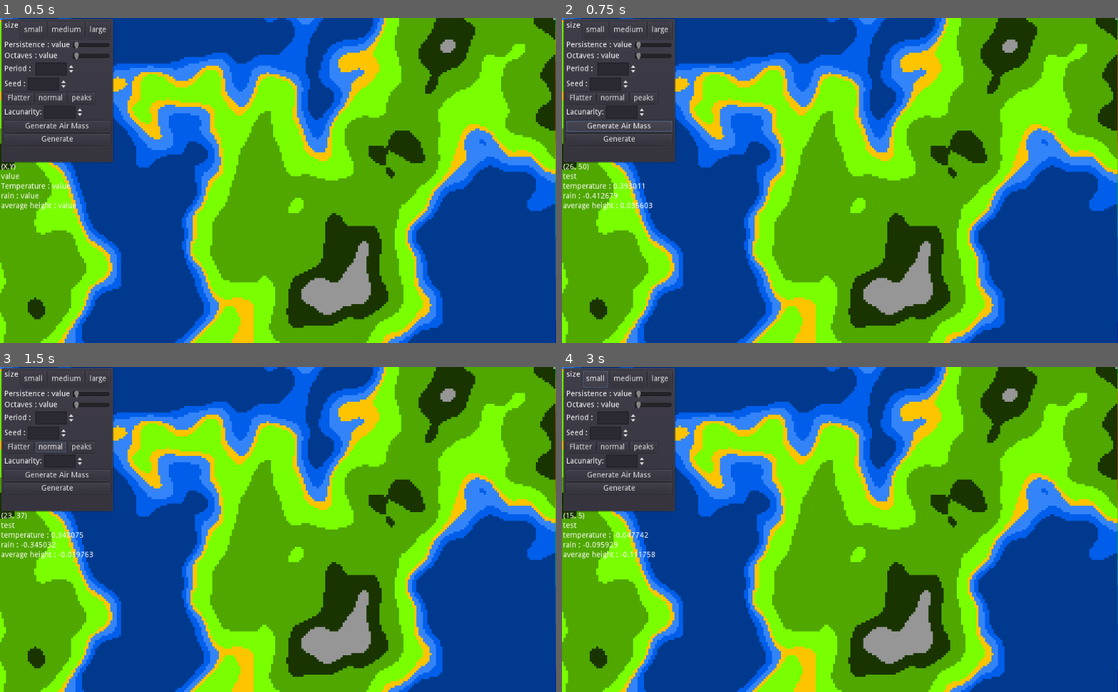
Above: before the commit, frames 1-4 (two rows, left to right).
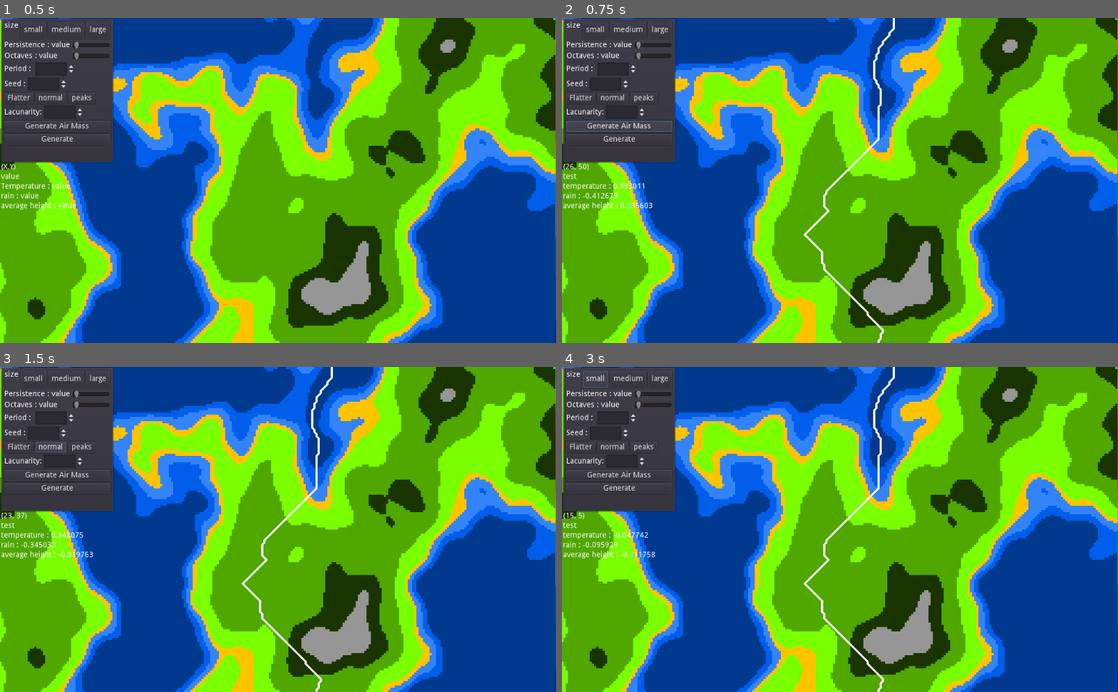
Above: after the commit, the same moments.

Repository: JSLucena/World-Generator
Game: Godot game, scene res://scenes/Generator.tscn
The game is run twice, just before and just after one commit, with the same random seed, the same clock (stepped at 60 frames per second) and the same inputs.
Inputs:
- Up to frame 1 (0.5 s): no input
- Up to frame 2 (0.75 s): click "Generate Air Mass" at 0.5 s
- Up to frame 3 (1.5 s): click "normal" at 1.25 s
- Up to frame 4 (3 s): click "normal" at 2 s; click "small" at 2.75 s

Frame 1 is identical in both runs. In frame 2, 0.5% of the frame differs, in the area x 43-60%, y 0-100%; in frame 3, 0.5%; in frame 4, 0.5%.

Commit message:
Fixed the air

Diff:
--- a/scenes/Generator.tscn
+++ b/scenes/Generator.tscn
@@ -259,6 +259,7 @@
 format = 1
 
 [node name="LineTexture" type="Sprite" parent="."]
+visible = false
 scale = Vector2( 0.25, 0.25 )
 texture = ExtResource( 5 )
 
--- a/scripts/Generator.gd
+++ b/scripts/Generator.gd
@@ -91,84 +91,92 @@
 
 
 
+func generate_quadrant():
+	return randi() % 4 #0 = top-left, 1 = top-right, 2 = bottom-left, 3 = bottom-right
+
+func generate_quadrant_point(quadrant):  #Generates a random point inside chosen quadrant
+	match quadrant:
+		0: return Vector2(randi()%size_x/2,randi()%size_y/2)
+		1: return Vector2(randi()%size_x/2 + size_x/2,randi()%size_y/2)
+		2: return Vector2(randi()%size_x/2,randi()%size_y/2 + size_y/2)
+		3: return Vector2(randi()%size_x/2 + size_x/2,randi()%size_y/2 + size_y/2)
+
+func get_air_direction(start,end):
+	var direction_dictionary = { #Little Gambiarra I did, it works
+	Vector2(0,0):[Vector2(1,-1),Vector2(1,0),Vector2(1,1)],
+	Vector2(0,1):[Vector2(1,-1),Vector2(1,0),Vector2(1,1)],
+	Vector2(0,2):[Vector2(0,1),Vector2(-1,1),Vector2(1,1)],
+	Vector2(0,3):[Vector2(1,1),Vector2(0,1),Vector2(1,0)],
+	Vector2(1,0):[Vector2(-1,-1),Vector2(-1,0),Vector2(-1,1)],
+	Vector2(1,1):[Vector2(0,1),Vector2(-1,1),Vector2(1,1)],
+	Vector2(1,2):[Vector2(-1,1),Vector2(0,1),Vector2(-1,0)],
+	Vector2(1,3):[Vector2(0,1),Vector2(-1,1),Vector2(1,1)],
+	Vector2(2,0):[Vector2(0,-1),Vector2(1,-1),Vector2(-1,-1)],
+	Vector2(2,1):[Vector2(1,-1),Vector2(0,-1),Vector2(1,0)],
+	Vector2(2,2):[Vector2(0,-1),Vector2(1,-1),Vector2(-1,-1)],
+	Vector2(2,3):[Vector2(1,-1),Vector2(1,0),Vector2(1,1)],
+	Vector2(3,0):[Vector2(-1,-1),Vector2(0,-1),Vector2(-1,0)],
+	Vector2(3,1):[Vector2(0,-1),Vector2(-1,-1),Vector2(1,-1)],
+	Vector2(3,2):[Vector2(-1,-1),Vector2(-1,0),Vector2(-1,1)],
+	Vector2(3,3):[Vector2(1,-1),Vector2(1,0),Vector2(1,1)],
+	}
+	return direction_dictionary[Vector2(start,end)]
 
 func generate_air_mass():
 	randomize()
 
+	var start_quadrant = generate_quadrant() # start and end quadrants used to calculate the trajectory the wind may travel
+	var end_quadrant = generate_quadrant()
+	var start_point = generate_quadrant_point(start_quadrant)
+	var directions = get_air_direction(start_quadrant,end_quadrant)
 
 	# Individual air mass configuration
 	var air_mass = Line2D.new()
 	var temp_point : Vector2 = Vector2(0,0)
-	air_mass.add_point(Vector2((randi()%size_x)*4,(randi()%size_y)*4))
-
-	air_mass.set_begin_cap_mode(1)
-	air_mass.set_end_cap_mode(2)
+	air_mass.add_point(start_point*4)
+	air_mass.set_begin_cap_mode(1) #square
+	air_mass.set_end_cap_mode(2) #round
 	air_mass.set_default_color(Color( 1,1, 1, 1 ))
 	air_mass.set_width(4.0)
 	air_mass.set_position(Vector2(0,0))
 	air_mass.set_visible(true)
 
-	#speed = randi() % 100 # the speed will be used to enable air masses to go up
-	speed = 100
+	speed = size_x/2 + randi() % size_x #Speed is the max amount of points each air mass may have. Could the variable be named distance? Yes, but Im lazy so....
 	going_up = true
 	empty_count = 0
-	while(temp_point != Vector2(-1,-1)): #While our current point is not the lowest between its neighbours we keep adding points
-
-		temp_point = get_lowest_point(air_mass.get_point_position(air_mass.get_point_count()-1),air_mass) #Is this better, IDK
+	while(temp_point != Vector2(-1,-1)): #While there are still valid options to travel to
+
+		temp_point = get_lowest_point(air_mass.get_point_position(air_mass.get_point_count()-1),air_mass, directions) #Is this better, IDK
 		if temp_point == Vector2(-1,-1):
 			break
 		air_mass.add_point(temp_point)
-	#	print(speed)
-
-	#print(air_mass.points)
-	#print("###########################")
+
+	print(air_mass.points)
+	print("###########################")
 	add_child(air_mass)
 	air_masses[air_mass_count] = [air_mass, speed] #This may be used later so I'll store it
 
 
-func get_lowest_point(current_point, air_mass): #Find lowest point from its neighbours. This creates the air mass flow
+func get_lowest_point(current_point, air_mass, directions): #Find lowest point from its neighbours. This creates the air mass flow
 	#Current point is divided by 4 so that we can get height informations from the tilemap, which has 4 pixel tiles
 
+	var cur_by4 = current_point/4
+
 	var neighbour_list = []
-	for x in range(-1, 2):
-		for y in range(-1, 2):
-			var neighbour = current_point/4 + Vector2(x,y)
-			if neighbour.x >= 0 and neighbour.y >= 0 and neighbour.x < size_x and neighbour.y < size_y:
-				if going_up == false:
-					if biome_parameters[neighbour][3] < biome_parameters[current_point/4][3]:
-						if(!find_point(neighbour*4,air_mass)):
-							neighbour_list.append([neighbour,biome_parameters[neighbour][3]])
-				else:
-					if biome_parameters[neighbour][3] > biome_parameters[current_point/4][3]:
-						if(!find_point(neighbour*4,air_mass)):
-							neighbour_list.append([neighbour,biome_parameters[neighbour][3]])
+	for point in directions: #We use that direction dictionary here.
+		var neighbour = cur_by4 + point
+		if neighbour.x >= 0 and neighbour.y >= 0 and neighbour.x < size_x and neighbour.y < size_y:
+			if(!find_point(neighbour,air_mass)):
+				neighbour_list.append([neighbour,biome_parameters[neighbour][3]])
+
 	neighbour_list.sort_custom(customSort,"sort_second") #All neighbours that are not already on the line are added and sorted by height
-
-
 	if(neighbour_list.empty()):
-		empty_count+=1
-
-		if empty_count > 30:
-			return Vector2(-1,-1)
-		if going_up == true:
-			going_up = false
-			return current_point #returns a duplicate so to connect the rest of the trajectory
-		else:
-			if speed > 10:
-				going_up = true
-				return current_point #returns a duplicate so to connect the rest of the trajectory
 		return Vector2(-1,-1)
-
-	var ret_point
-	if going_up == true:
-		ret_point = neighbour_list[0][0]
-		if speed > biome_parameters[ret_point][3]*10:
-				speed -= biome_parameters[ret_point][3]*10
-		else:
-			speed = 0
-			going_up = false
-	ret_point = neighbour_list[-1][0]
-	return ret_point*4 #multiply by four so we dont fuck up the line drawing
+	if speed > 0:
+		speed -= 1
+		return neighbour_list[0][0]*4
+	else:
+		return Vector2(-1,-1)
 
 func find_point(point,line):
 	for i in line.get_point_count():
